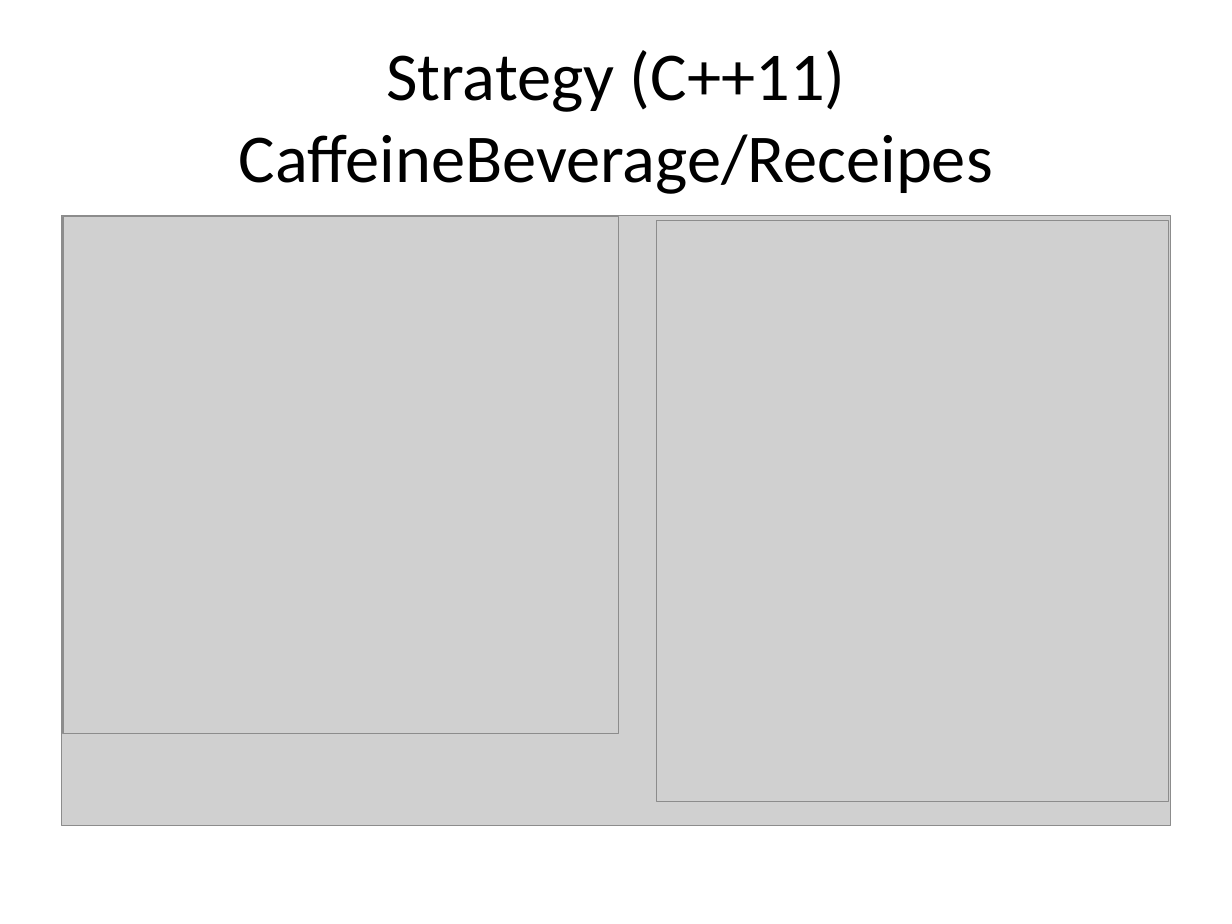
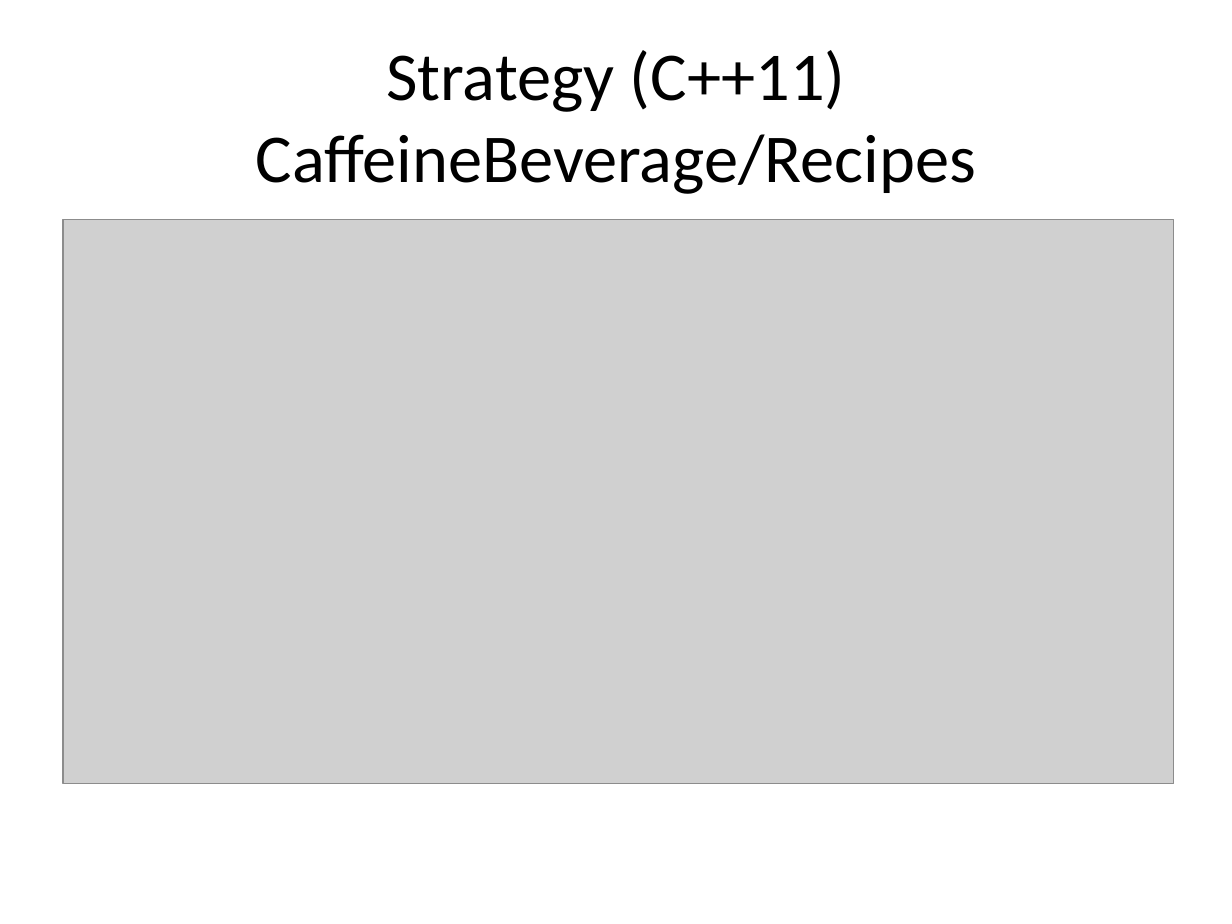
Before and after one commit to kamyu104/GofPatterns, a slide deck: slide 15 of Effective patterns.ppt (slide 12 before the commit). Drawn at 1232x924 pixels with LibreOffice and Linux fonts; fonts in the diff are those of the drawing; grey boxes stand for pictures. Boxes give left, top, right and bottom in pixels: in the first picture for what was removed or moved away, otherwise in the second. Text is boxed around its words. In the diff, an @@ line names an element or a change of style, - is before the commit and + after.

```diff
--- a/Effective patterns.ppt
+++ b/Effective patterns.ppt
@@ title at (x1=256, y1=50, x2=976, y2=194): text changed @@
-Strategy (C++11)
-CaffeineBeverage/Receipes
+Strategy (C++11)
+CaffeineBeverage/Recipes
@@ picture resized from (x1=62, y1=216, x2=1170, y2=825) to (x1=63, y1=219, x2=1173, y2=784) @@
@@ picture removed at (x1=63, y1=217, x2=618, y2=734) @@
@@ picture removed at (x1=657, y1=221, x2=1169, y2=802) @@
```
Also in this commit, not shown: 56 other slides changed, 4 slides added, 10 slides removed, 1 other file.
